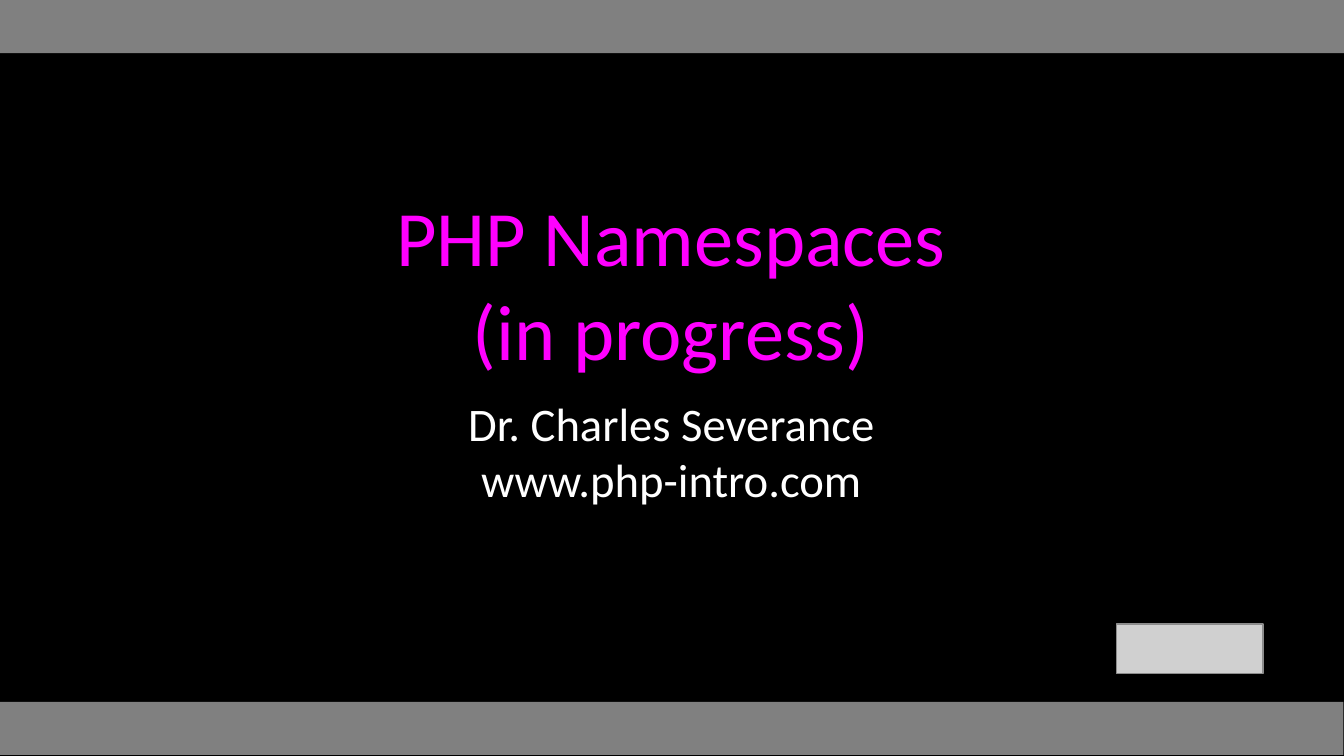
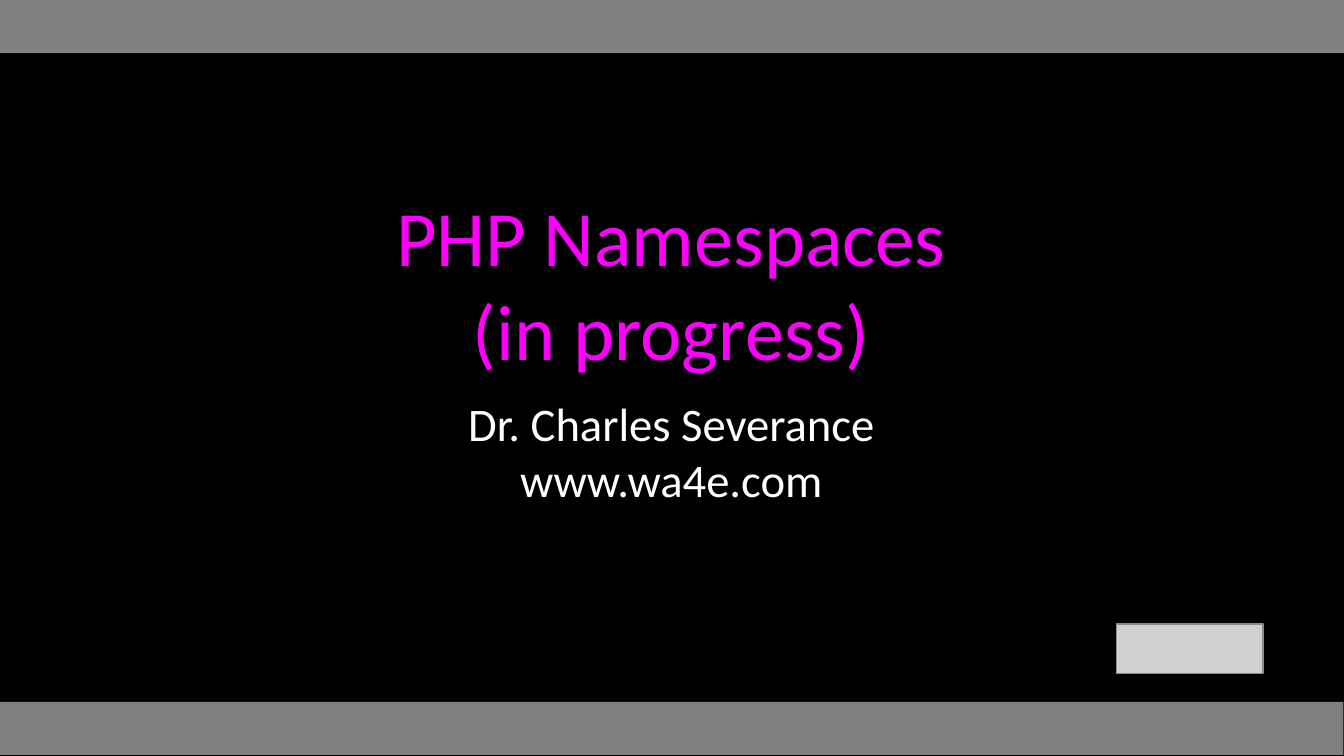
Before and after one commit to csev/wa4e, a slide deck: slide 1 of lectures/PHP-07-Objects-Namespace.ppt. Drawn at 1344x756 pixels with LibreOffice and Linux fonts; fonts in the diff are those of the drawing; grey boxes stand for pictures. Boxes give left, top, right and bottom in pixels: in the first picture for what was removed or moved away, otherwise in the second. Text is boxed around its words. In the diff, an @@ line names an element or a change of style, - is before the commit and + after.

```diff
--- a/lectures/PHP-07-Objects-Namespace.ppt
+++ b/lectures/PHP-07-Objects-Namespace.ppt
@@ text at (520, 467, 822, 498): text changed @@
-www.php-intro.com
+www.wa4e.com
```
Also in this commit, not shown: 1 other slide changed, 12 other files.
